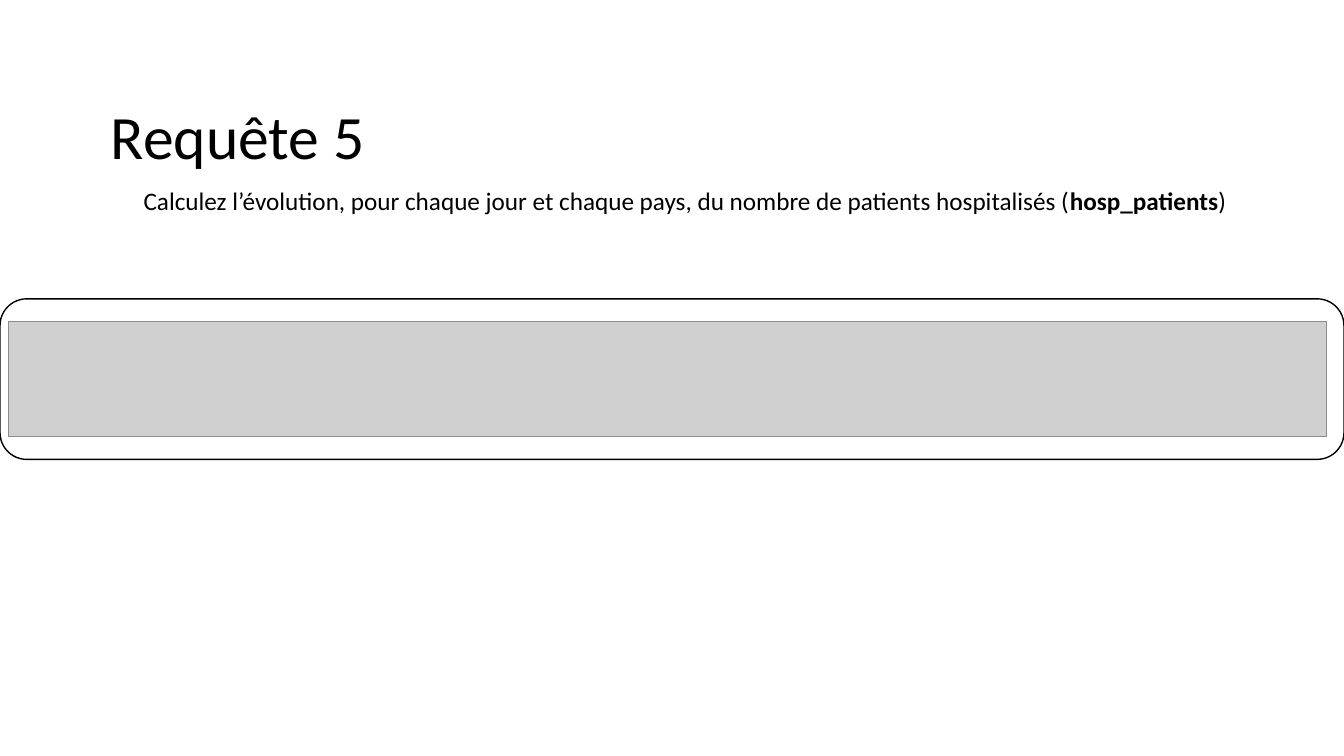
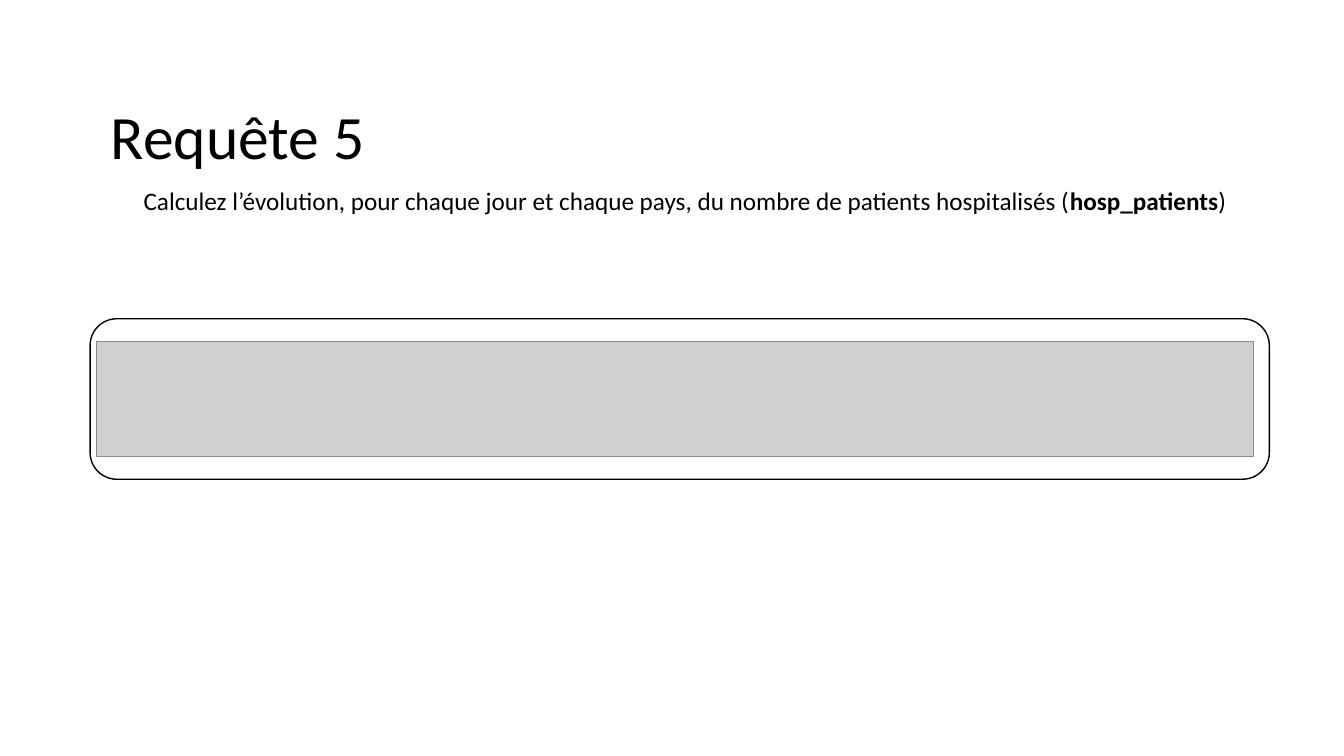
Before and after one commit to LoicULB/BDD_vaccination, a slide deck: slide 13 of Presentation.pptx (slide 9 before the commit). Drawn at 1344x756 pixels with LibreOffice and Linux fonts; fonts in the diff are those of the drawing; grey boxes stand for pictures. Boxes give left, top, right and bottom in pixels: in the first picture for what was removed or moved away, otherwise in the second. Text is boxed around its words. In the diff, an @@ line names an element or a change of style, - is before the commit and + after.

```diff
--- a/Presentation.pptx
+++ b/Presentation.pptx
@@ rounded rectangle: place and size @@
-rounded rectangle at box(0, 299, 1344, 460)
+rounded rectangle at box(90, 319, 1269, 479)
@@ picture: place and size @@
-picture at box(8, 322, 1327, 437)
+picture at box(97, 342, 1254, 457)
```
Also in this commit, not shown: 5 other slides changed, 5 slides added.
